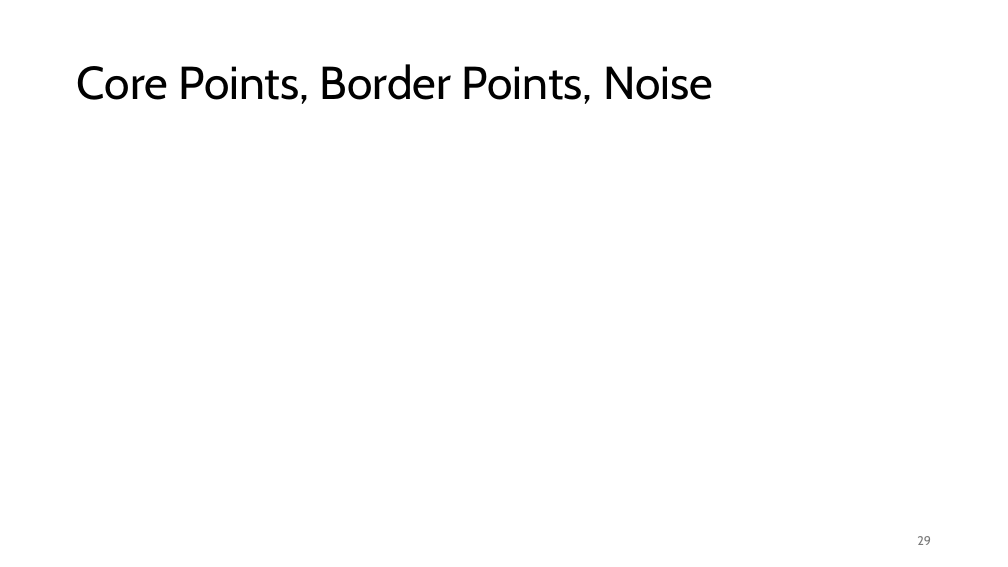
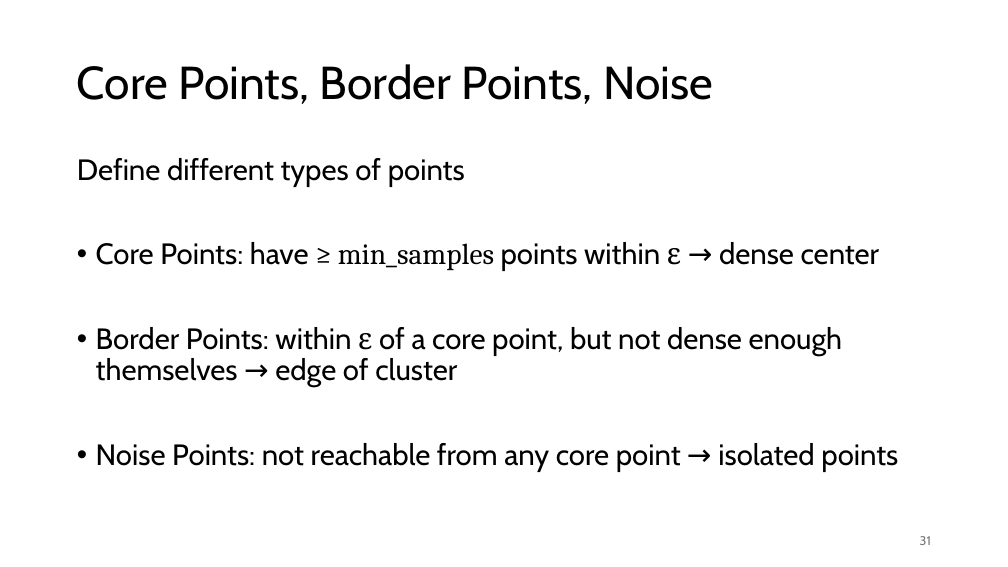
Before and after one commit to FelixWick/data_science, a slide deck: slide 31 of slides/2_clustering.pptx (slide 29 before the commit). Drawn at 1008x567 pixels with LibreOffice and Linux fonts; fonts in the diff are those of the drawing. Boxes give left, top, right and bottom in pixels: in the first picture for what was removed or moved away, otherwise in the second. Text is boxed around its words. In the diff, an @@ line names an element or a change of style, - is before the commit and + after.

Commit message:
more clustering examples

```diff
--- a/slides/2_clustering.pptx
+++ b/slides/2_clustering.pptx
@@ text added at bbox=[77, 158, 898, 472], 28 pt, text #000000 @@
+Define different types of points
+• Core Points: have ≥ min_samples points within ε → dense center
+• Border Points: within ε of a core point, but not dense enough themselves → edge of cluster
+• Noise Points: not reachable from any core point → isolated points
@@ page number at bbox=[920, 536, 931, 545]: text changed @@
-29
+31
```
Also in this commit, not shown: 8 other slides changed, 5 slides added, 1 slide removed, 3 other files.
